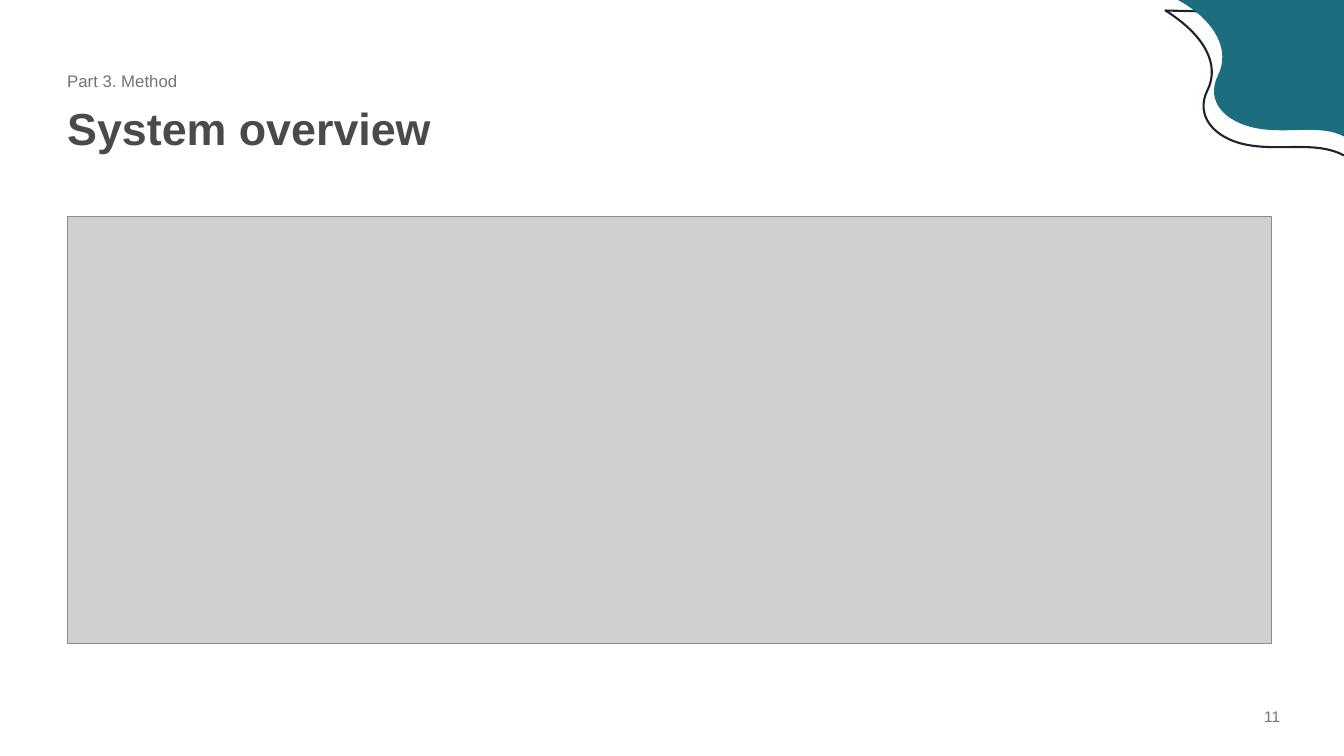
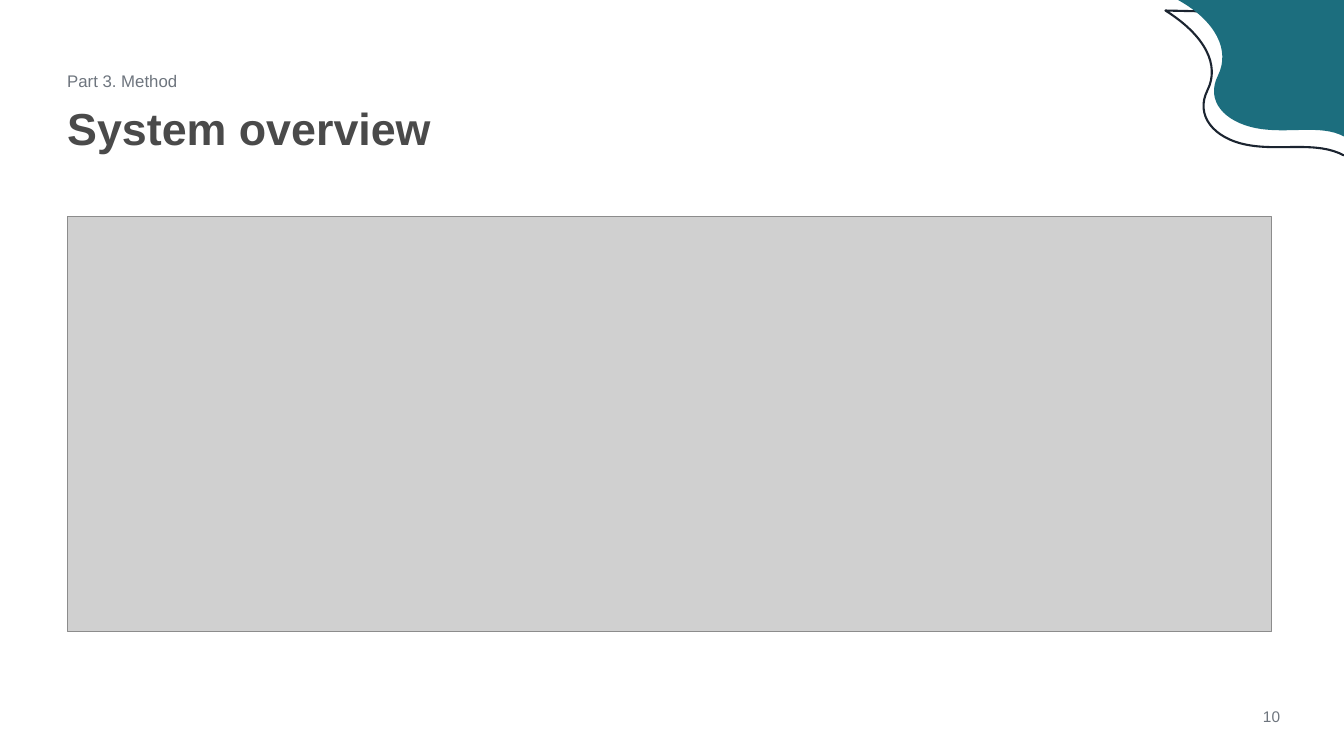
Before and after one commit to jasonhoang6201/vp-ser, a slide deck: slide 10 of paper-review/slides/eaasr-slides.pptx (slide 11 before the commit). Drawn at 1344x756 pixels with LibreOffice and Linux fonts; fonts in the diff are those of the drawing; grey boxes stand for pictures. Boxes give left, top, right and bottom in pixels: in the first picture for what was removed or moved away, otherwise in the second. Text is boxed around its words. In the diff, an @@ line names an element or a change of style, - is before the commit and + after.

```diff
--- a/paper-review/slides/eaasr-slides.pptx
+++ b/paper-review/slides/eaasr-slides.pptx
@@ picture: place and size @@
-picture at [68, 217, 1272, 643]
+picture at [68, 217, 1272, 632]
@@ text at [1263, 711, 1280, 722]: text changed @@
-11
+10
```
Also in this commit, not shown: 13 other slides changed, 5 slides added, 7 slides removed, 18 other files.
